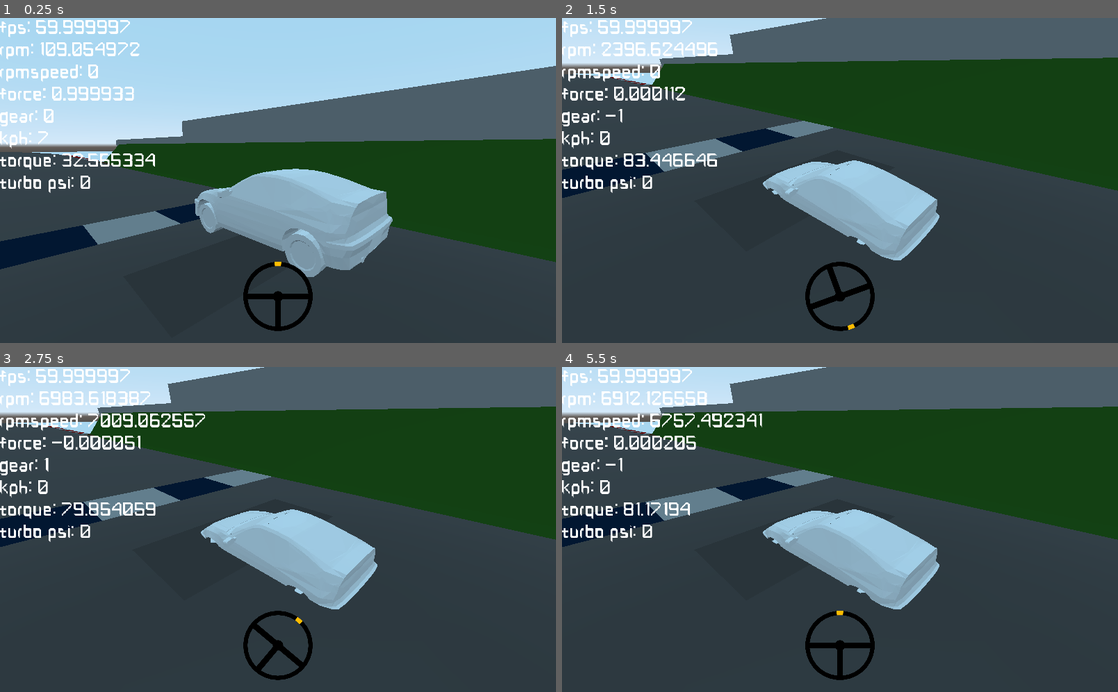
Above: before the commit, frames 1-4 (two rows, left to right).
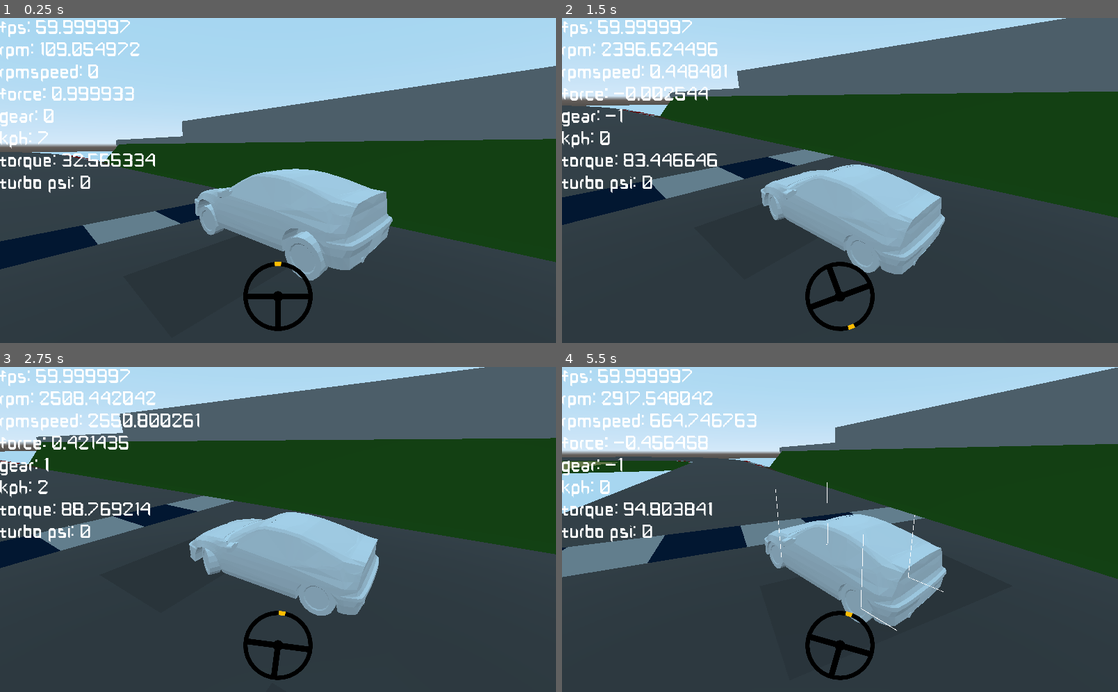
Above: after the commit, the same moments.

Repository: jreo03/g-rcp
Game: Godot game, scene res://world.tscn
The game is run twice, just before and just after one commit, with the same random seed, the same clock (stepped at 60 frames per second) and the same inputs.
Inputs (mouse positions are in pixels of both pictures, inside the frame that each line leads up to):
- Up to frame 1 (0.25 s): no input
- Up to frame 2 (1.5 s): move the mouse to (962, 164) at 0.52 s; hold D (right) 0.53-1.28 s; hold Right mouse button (brake_mouse) 0.53-1.28 s; move the mouse to (728, 196) at 1.27 s; hold S (brake) from 1.28 s (still down); tap Shift (clutch) at 1.35 s
- Up to frame 3 (2.75 s): move the mouse to (333, 458) at 2.02 s; release S (brake) at 2.03 s; hold D (right) from 2.03 s (still down); hold W (clutch_mouse) from 2.03 s (still down)
- Up to frame 4 (5.5 s): move the mouse to (812, 594) at 2.77 s; release D (right) at 2.78 s; release W (clutch_mouse) at 2.78 s; hold P (shiftup) 2.78-3.53 s; click (812, 594) at 2.85 s; move the mouse to (1006, 578) at 3.52 s; hold A (left) 3.53-5.03 s; tap Q (shiftdown_mouse) at 3.6 s; move the mouse to (673, 480) at 4.27 s; tap E (shiftup_mouse) at 4.35 s; move the mouse to (867, 529) at 5.02 s; hold S (brake) from 5.03 s (still down); tap F (toggle_visualisation) at 5.1 s

The runs differ from the first frame. In frame 1, 0.2% of the frame differs, in the area x 35-59%, y 56-81%; in frame 2, 30%; in frame 3, 28%; in frame 4, 34%, in the area x 0-100%, y 0-97%.
Error before the commit: Invalid get index 'teleporting' (on base: 'RigidBody (car.gd)'). (res://main)

Commit message:
Update wheel.gd

Diff:
--- a/RCP/main scripts/wheel.gd
+++ b/RCP/main scripts/wheel.gd
@@ -1,6 +1,4 @@
 extends RayCast
-
-var woffset = 0.1 # offset the wheels above the ground, useful when you have fake shadows going on
 
 # external (could be adjusted for individual wheels by another script)
 var tyre_code = "0250-185-060-14" # the first 4-row is the grip amount. set to "0250" by default
@@ -89,6 +87,7 @@
 var scrub = 0.0
 var dist = 0.0
 var contactforce = 0.0
+var brakeforce = 0.0
 var currentconnection = 0.0
 var slip = 0.0
 var slipz = 0.0
@@ -97,7 +96,6 @@
 var skidspin = 0.0
 var skid = 0.0
 var skid2 = 0.0
-var brakeforce = 0.0
 
 var currentstif = 0.0
 var currentelast = 0.0
@@ -150,7 +148,7 @@
 	thread = 1.0
 
 	if Connection>0:
-		get_parent().GearAssistant[2] = wheelsize*2.0
+		get_parent().GearAssistant[2] = wheelsize
 
 
 func _ready():
@@ -161,6 +159,9 @@
 	v1.global_transform.origin = global_transform.origin
 	v2.global_transform.origin = get_node("geometry").global_transform.origin
 
+	if WheelScale:
+		wheelsize = WheelScale
+		grip = TyreGrip*250
 
 func _physics_process(delta):
 #	print(get_parent().get_node("test").linear_velocity)
@@ -187,6 +188,7 @@
 	v1.linear_velocity = -(v1.global_transform.origin -  global_transform.origin)*rigidity
 	v2.linear_velocity = -(v2.global_transform.origin -  get_node("geometry").global_transform.origin)*tyrerigidity
 	get_node("contact_axis/force").translation = Vector3(0,0,0)
+	get_node("contact_axis/force_susp").translation = Vector3(0,0,0)
 
 	var rotation_za = get_node("axis").rotation_degrees.z
 	var w = -((dist-StrutOffset)*Suspension_Geometry)/(translation.x/deg2rad(90.0))
@@ -225,8 +227,6 @@
 		toe = -toe
 
 	rotation_degrees.y = st -toe
-#	if translation.z>0:
-#		$animation.rotation_degrees.y = -rotation_degrees.y +get_parent().steer2*40.0
 
 	# differential
 	if not Differential_Connection == "":
@@ -264,7 +264,7 @@
 #	print(currentconnection)
 
 	# ----
-	if is_colliding() and not get_parent().teleporting:
+	if is_colliding():
 
 		#suspension
 		get_node("geometry").global_transform.origin = get_collision_point()
@@ -304,24 +304,18 @@
 		if scvelo>0.0:
 			scvelo *= damp
 
-		var rest2 = Rest
-
-		if get_parent().get_parent().name == "menu":
-			if get_parent().get_parent().mainmenu:
-				rest2 += rand_range(-0.025,0.025)
-
-		compress2 = (get_node("geometry").translation.y-cast_current -rest2)*currentelast
+		compress2 = (get_node("geometry").translation.y-cast_current -Rest)*currentelast
 #		compress2 *= 1.0
 		if compress2<0:
 			compress2 = 0
 
-		if (get_node("geometry").translation.y-cast_current)>rest2 :
+		if (get_node("geometry").translation.y-cast_current)>Rest :
 			compress = (scvelo - compress2)*currentstif
 		if compress>0:
 			compress = 0
 
 		wheelcompression = -compress
-		get_node("contact_axis/force").translation.y = -compress
+		get_node("contact_axis/force_susp").translation.y = -compress
 
 		tyrecompressed = (((wheelcompression)/1000.0)*tyrecompressrate)*(-(wheelangle)+1)
 		tyrecompressed *= 1.0 -wheelangle
@@ -478,6 +472,9 @@
 			var unitd = 0.0015/(mass/currentgrip)
 			offsettedzw = (currentgrip*wheelweight)/unita
 
+#			if contactforce == 0.0:
+#				longimode = 1.0
+
 			offsettedz = ((abs(wv)*(lateraldamp/unitb))/(1.0/4.0))*longimode + offsettedzw*(-(longimode)+1.0)
 			offsettedx = ((thevelo*(lateraldamp/unitb))/(1.0/4.0))
 
@@ -527,6 +524,8 @@
 			elif wsing>0.75/(cgroundmaterial +1.0):
 				wsing = 0.75/(cgroundmaterial +1.0)
 
+			wsing = 0.0
+
 #			print(wsing)
 			var going = rayvelocity2velocity
 
@@ -549,7 +548,7 @@
 
 #			going = 1.0
 
-			wsing = 0.0
+#			wsing = 1.0
 
 			var siding = abs(c_rayvelocity2.x/(rayvelocity2velocity +1.0))
 			siding *= 5.0
@@ -583,9 +582,11 @@
 			var method1 = Vector2(Vector2(abs(distz),dapedx).length() -offsettedz,Vector2(dapedz*1.0,abs(distx)).length())
 			var method2 = Vector2(abs(distz) + dapedx - offsettedz,dapedz*1.0 + abs(distx))
 			var methodw = Vector2(abs(distz),dapedx*2.0).length() -offsettedz
+
 #			var methodtest = Vector2(abs(distz),abs(distx)).length()
 
 #			wsing = 1.0
+
 			var dampz = method1.x*(-(wsing)+1.0) + method2.x*wsing
 			var dampw = methodw*1.0
 			var dampx = method1.y*(-(wsing)+1.0) + method2.y*wsing
@@ -761,7 +762,6 @@
 	var clutchon = get_parent().get("clutchon")*get_parent().get("clutchon")
 
 	if not get_parent().get("gear") == 0 and get_parent().dsweightrun>0	:
-		var stabinfluence = 1.0/(get_parent().dsweightrun/2.0)
 		var dist = 0.0
 		if get_parent().gear == -1:
 			dist = abs(get_parent().GearRatios[0] - get_parent().ReverseRatio)
@@ -771,10 +771,6 @@
 		if stab<0:
 			 stab = 0
 
-		stab *= 1.0-((get_parent().throttle*0.4)*stabinfluence)
-
-		stab *= stabinfluence
-
 		var css = stab*35.0
 		var dss = stab*12.5
 
@@ -785,10 +781,6 @@
 
 		css *= rat/100.0
 		dss *= rat/100.0
-		if css<1.0:
-			css = 1.0
-		if dss<1.0:
-			dss = 1.0
 
 		var bite1 = tvd/css
 		var bite2 = tvd/dss
@@ -837,8 +829,6 @@
 		brakeforce -= (rayvelocity2.z+contactforce)
 	# -----------------
 
-	get_node("geometry").translation.y += woffset
-
 	var weight = get_parent().mass
 
 	var momentumidk = 1.0
@@ -862,7 +852,4 @@
 	get_node("animation").global_transform.origin = get_node("geometry").global_transform.origin
 #	get_node("animation").global_transform.origin = orgin
 	get_node("animation").translation.y += cast_to.y-cast_current
-	if get_parent().get_parent().name == "menu" and get_parent().get_parent().get("mainmenu"):
-		get_node("animation/spinning").rotation_degrees.x += 30
-	else:
-		get_node("animation/spinning").rotation_degrees.x += wv
+	get_node("animation/spinning").rotation_degrees.x += wv
